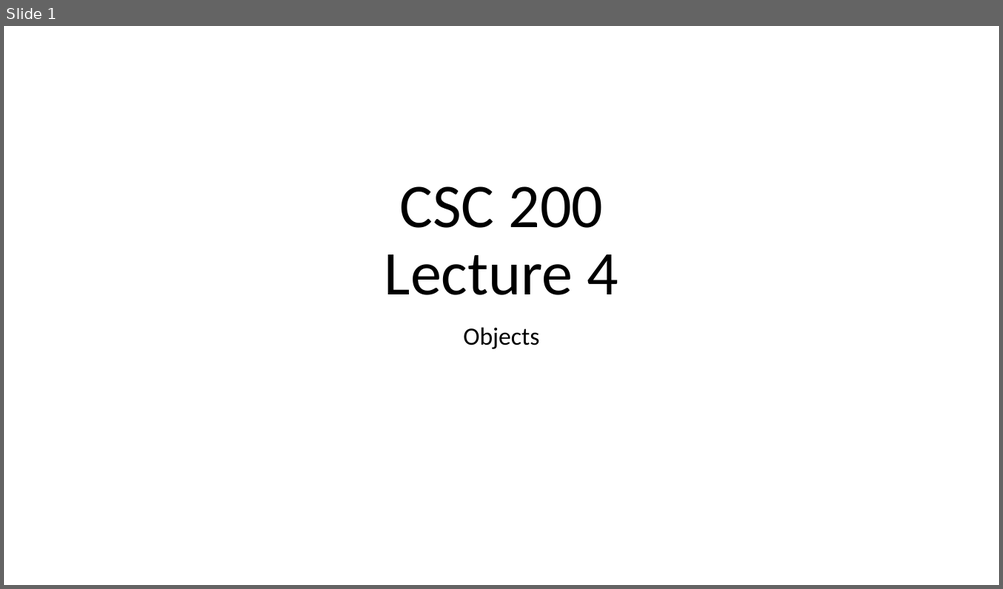
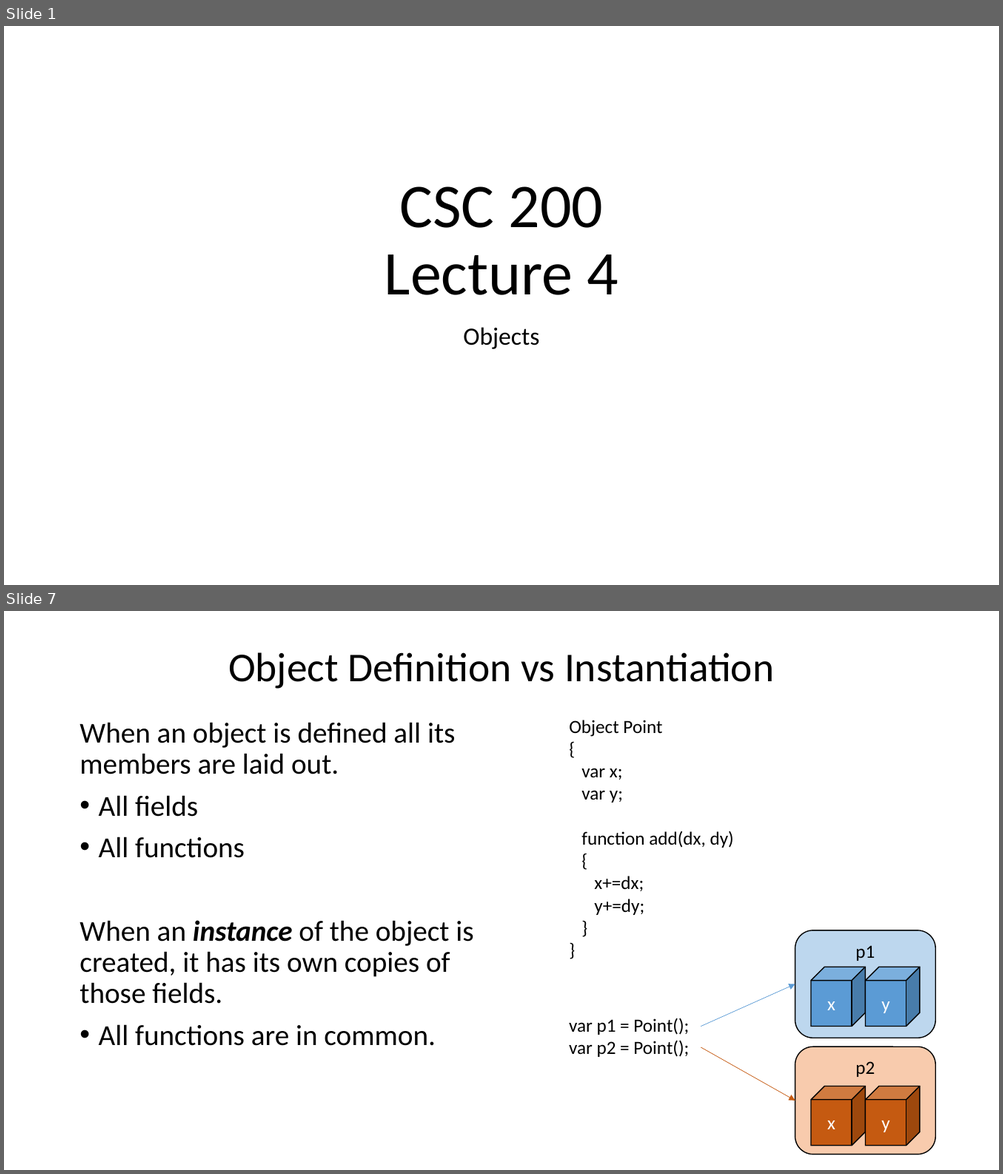
Before and after one commit to bsdillon/cs200_Spring2020, a slide deck: Lecture/Lect4-Objects.pptx. Shown one above the other, each under a label of ours: slide 1 before the commit, slides 1 and 7 after it; the slides between them are not shown. The pictures are 1003x589 and 1003x1174 pixels, drawn with LibreOffice and Linux fonts; fonts in the diff are those of the drawing. Boxes give left, top, right and bottom in pixels: in the first picture for what was removed or moved away, otherwise in the second. Text is boxed around its words. In the diff, an @@ line names an element or a change of style, - is before the commit and + after.

```diff
--- a/Lecture/Lect4-Objects.pptx
+++ b/Lecture/Lect4-Objects.pptx
@@ slide 7 added at <box>4,611,999,1170</box>, background #FFFFFF @@
@@ title added at <box>228,652,774,689</box>, 39.6 pt, text #000000 @@
+Object Definition vs Instantiation
@@ text added at <box>569,720,734,915</box>, 18 pt, text #000000 @@
+Object Point
+{
+var x;
+var y;
+function add(dx, dy)
+{
+x+=dx;
+y+=dy;
+}
+}
@@ text added at <box>79,722,473,1046</box>, 28 pt, text #000000 @@
+When an object is defined all its members are laid out.
+• All fields
+• All functions
+When an instance of the object is created, it has its own copies of those fields.
+• All functions are in common.
@@ rounded rectangle added at <box>795,931,935,1038</box>, fill #BDD7EE, outline #000000 1 pt, 18 pt, text #000000 @@
+p1
@@ arrow added from (701, 1027) to (795, 985), #5B9BD5 0.5 pt @@
@@ cube added at <box>811,967,865,1027</box>, fill #5B9BD5, outline #000000 1 pt, 18 pt, text #FFFFFF @@
+x
@@ cube added at <box>865,967,919,1027</box>, fill #5B9BD5, outline #000000 1 pt, 18 pt, text #FFFFFF @@
+y
@@ text added at <box>569,1018,688,1057</box>, 18 pt, text #000000 @@
+var p1 = Point();
+var p2 = Point();
@@ arrow added from (701, 1048) to (795, 1101), #C55A11 0.5 pt @@
@@ rounded rectangle added at <box>795,1048,935,1155</box>, fill #F8CBAD, outline #000000 1 pt, 18 pt, text #000000 @@
+p2
@@ cube added at <box>811,1086,865,1146</box>, fill #C55A11, outline #000000 1 pt, 18 pt, text #FFFFFF @@
+x
@@ cube added at <box>865,1086,919,1146</box>, fill #C55A11, outline #000000 1 pt, 18 pt, text #FFFFFF @@
+y
```
Also in this commit, not shown: 11 other slides added, 1 slide removed.
